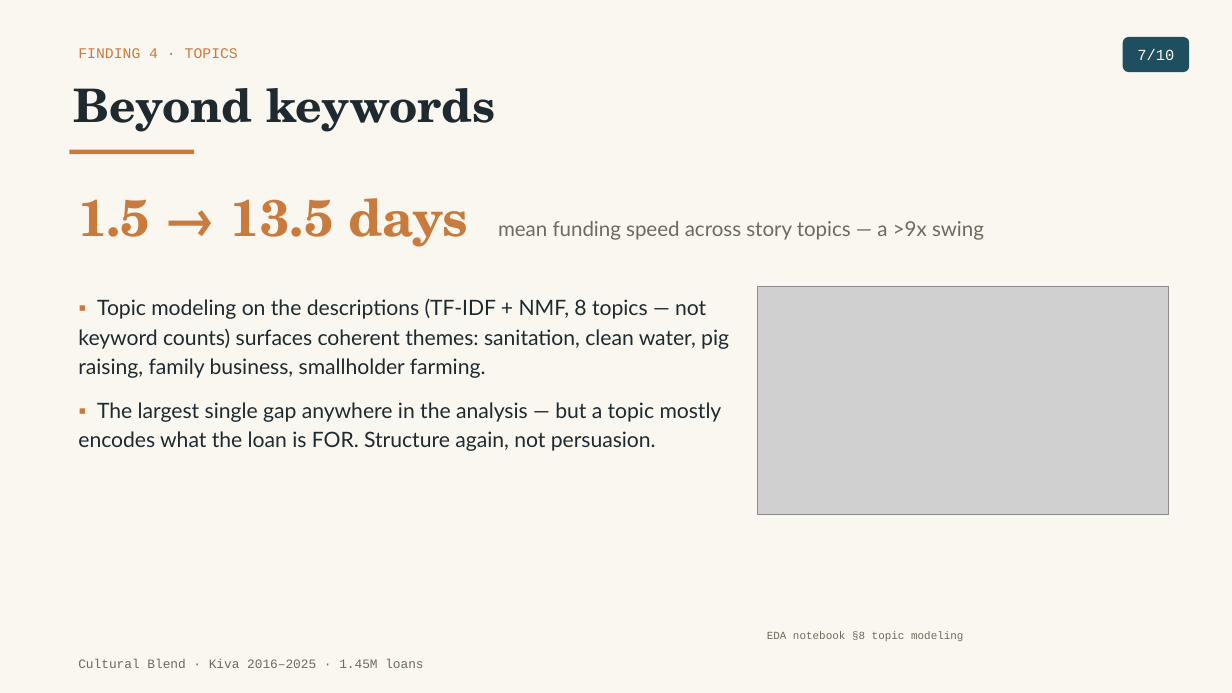
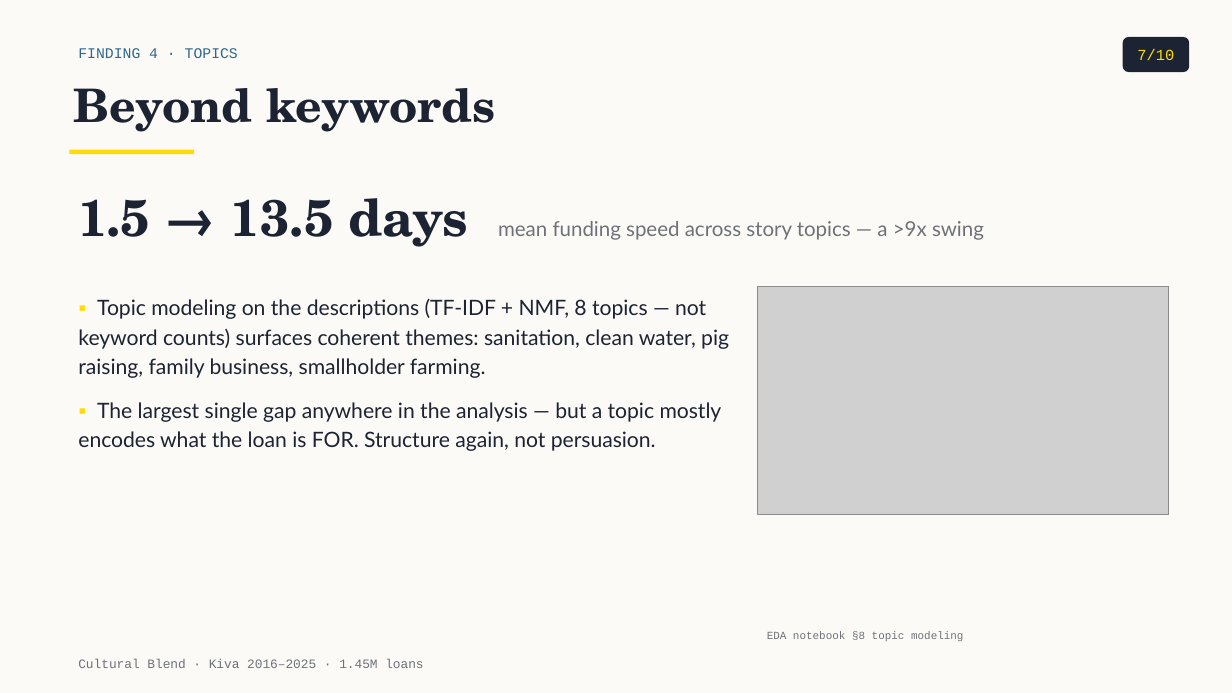
Before and after one commit to tuannm3812/unsw-ma-hackathon-2026, a slide deck: slide 7 of docs/presentation/slides_draft.pptx. Drawn at 1232x693 pixels with LibreOffice and Linux fonts; fonts in the diff are those of the drawing; grey boxes stand for pictures. Boxes give left, top, right and bottom in pixels: in the first picture for what was removed or moved away, otherwise in the second. Text is boxed around its words. In the diff, an @@ line names an element or a change of style, - is before the commit and + after.

```diff
--- a/docs/presentation/slides_draft.pptx
+++ b/docs/presentation/slides_draft.pptx
@@ background #FAF7F0 to #FBFAF6 @@
@@ text "FINDING 4 · TOPICS" at (78,48,238,58): text colour #C97B3D to #31688E @@
@@ rounded rectangle "7/10" at (1123,37,1189,72): text colour #FAF7F0 to #FFDD04; fill #1F4E5F to #1C2333 @@
@@ text "Beyond keywords" at (74,88,496,132): text colour #1E2A2F to #1C2333 @@
@@ rectangle at (69,150,194,154): fill #C97B3D to #FFDD04 @@
@@ text "1.5 → 13.5 days mean ..." at (78,198,984,247): text colour #C97B3D to #1C2333 in "1.5 → 13.5 days"; text colour #6E6A5E to #6E7278 in "mean funding speed across story topics — ..." @@
@@ text "▪ Topic modeling on the ..." at (78,298,729,451): text colour #C97B3D to #FFDD04 in "▪", "▪"; text colour #1E2A2F to #1C2333 @@
@@ text "EDA notebook §8 topic modeling" at (767,631,963,641): text colour #6E6A5E to #6E7278 @@
@@ text "Cultural Blend · Kiva 2016–2025 ..." at (78,659,423,668): text colour #6E6A5E to #6E7278 @@
```
Also in this commit, not shown: 14 other slides changed, 7 other files.
